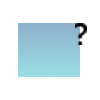
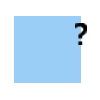
Layered file, before and after one edit (100px x 100px). Changes by layer:
painted on "Background" over [14, 16, 87, 83]
